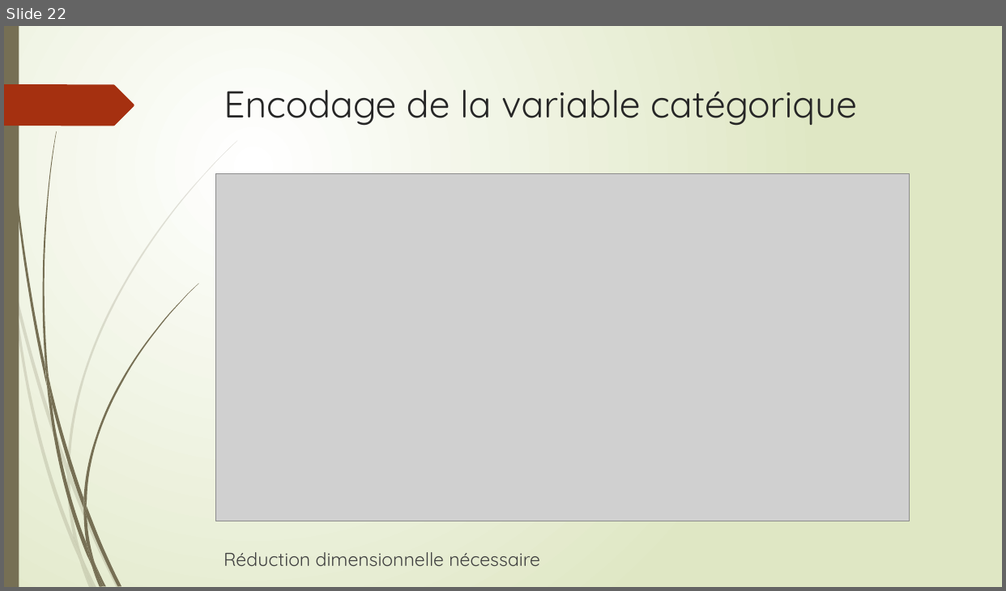
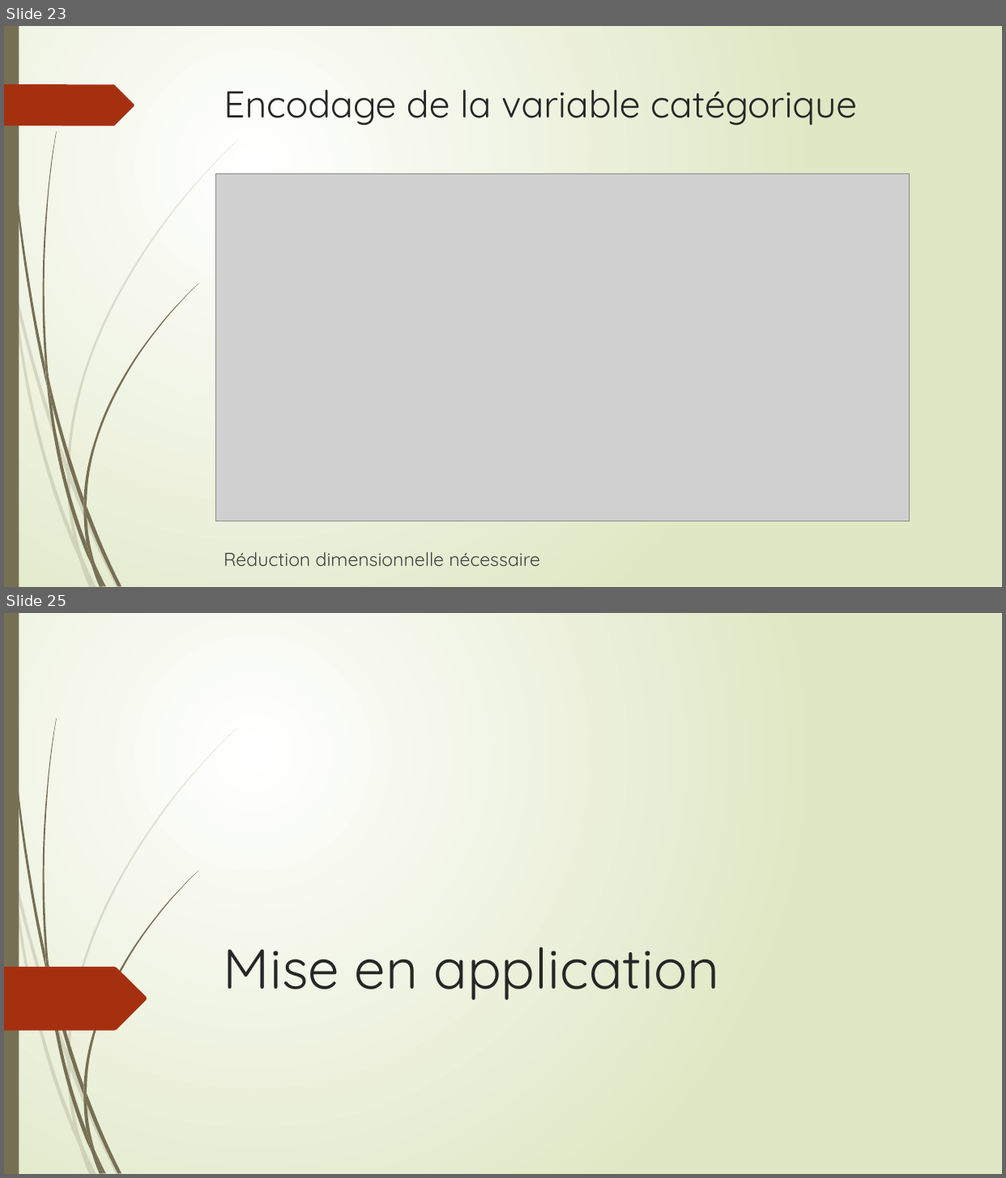
Before and after one commit to Anvil-Late/DS_prj3, a slide deck: Présentation Projet 3.pptx. Shown one above the other, each under a label of ours: slide 22 before the commit, slides 23 and 25 after it; the slides between them are not shown. The pictures are 1006x591 and 1006x1178 pixels, drawn with LibreOffice and Linux fonts; fonts in the diff are those of the drawing; grey boxes stand for pictures. Boxes give left, top, right and bottom in pixels: in the first picture for what was removed or moved away, otherwise in the second. Text is boxed around its words. In the diff, an @@ line names an element or a change of style, - is before the commit and + after.

```diff
--- a/Présentation Projet 3.pptx
+++ b/Présentation Projet 3.pptx
@@ slide 25 added at [4, 613, 1002, 1174], background gradient #FFFFFF to #DFE8C4; not listed: 23 template elements that a slide beside it also shows @@
@@ title added at [224, 948, 719, 1000], 54 pt, text #262626 @@
+Mise en application
@@ freeform shape added at [4, 967, 147, 1031], fill #A53010 @@
@@ what was slide 22 is now slide 23 @@
```
Also in this commit, not shown: 2 slides changed, 5 other slides added, 1 slide removed.
